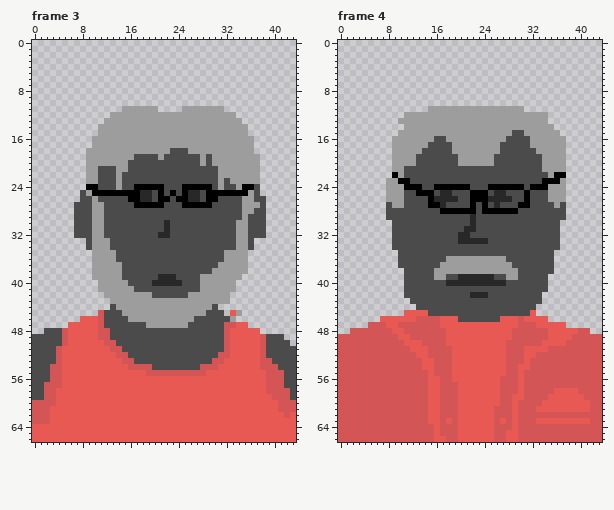
Two states of a pixel-art file, sprite/aseprite/MaleFaceComponentsReSize.aseprite. The first picture shows the starting point.
44x67 pixels, 5 frames. Shown: frame 3, frame 4. The commit also changed other frames, which this record leaves out.
And afterwards:
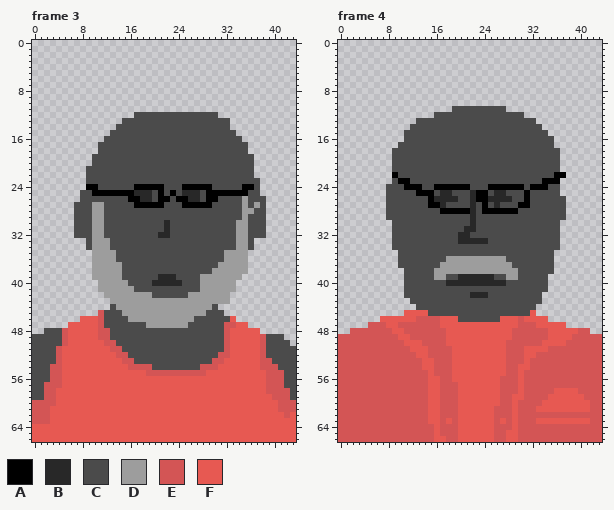
Palette (. is transparent): A #000000  B #282828  C #4b4b4b  D #9d9d9d  E #d35555  F #e75952
From old to new:
layer "Hair" now hidden
--- frame 3
@@ x 0..43 @@
 10 ............................................
-11 ...............DDDDDD....DDDDDDD............
-12 .............DDDDDDDDDDDDDDDDDDDDD..........
-13 ............DDDDDDDDDDDDDDDDDDDDDDD.........
-14 ...........DDDDDDDDDDDDDDDDDDDDDDDDD........
-15 ...........DDDDDDDDDDDDDDDDDDDDDDDDD........
-16 ..........DDDDDDDDDDDDDDDDDDDDDDDDDDD.......
-17 ..........DDDDDDDDDDDDDDDDDDDDDDDDDDD.......
-18 .........DDDDDDDDDDDDDDCCCDDDDDDDDDDD.......
-19 .........DDDDDDDDCCCCDCCCCCCDCDDDDDDDD......
-20 .........DDDDDDDCCCCCCCCCCCCDCDDDDDDDD......
-21 .........DDCCCDDCCCCCCCCCCCCCCCDDDDDDD......
-22 .........DDCCCDCCCCCCCCCCCCCCCCDDDDDDD......
-23 .........DDCCCDCCCCCCCCCCCCCCCCDCDDDDD......
-24 .........AACCCDCCAAAAACCCAAAAACDCCDAAC......
-25 ........CDAAAAAAAABBCACACABBCAAAAAAADC......
-26 ........CCDCCCCCAABBCAACAABBCAACCCCDDCC.....
-27 .......CCCDDCCCCCAAAAACCCAAAAACCCCCDDDC.....
+11 ............................................
+12 .................CCCCCCCCCCCCCC.............
+13 ...............CCCCCCCCCCCCCCCCCC...........
+14 ..............CCCCCCCCCCCCCCCCCCC...........
+15 .............CCCCCCCCCCCCCCCCCCCCC..........
+16 ............CCCCCCCCCCCCCCCCCCCCCCC.........
+17 ...........CCCCCCCCCCCCCCCCCCCCCCCCC........
+18 ...........CCCCCCCCCCCCCCCCCCCCCCCCC........
+19 ..........CCCCCCCCCCCCCCCCCCCCCCCCCCC.......
+20 ..........CCCCCCCCCCCCCCCCCCCCCCCCCCC.......
+21 .........CCCCCCCCCCCCCCCCCCCCCCCCCCCC.......
+22 .........CCCCCCCCCCCCCCCCCCCCCCCCCCCC.......
+23 .........CCCCCCCCCCCCCCCCCCCCCCCCCCCCC......
+24 .........AACCCCCCAAAAACCCAAAAACCCCCAAC......
+25 ........CCAAAAAAABBBCACACBBBCAAAAAAACC......
+26 ........CCCCCCCCAABBCAACAABBCAACCCCDCCC.....
+27 .......CCCDDCCCCCAAAAACCCAAAAACCCCCDCDC.....
 28 .......CCCDDCCCCCCCCCCCCCCCCCCCCCCCDDCC.....
@@ x 31..36 @@
 44 ......
-45 C.FD..
-46 CCD...
+45 C.....
+46 CCF...
 47 CEEFF.
--- frame 4
@@ x 0..43 @@
 10 ............................................
-11 ...............DDDDDDDDDDDDDDDD.............
-12 ...........DDDDDDDDDDDDDDDDDDDDDDDD.........
-13 ..........DDDDDDDDDDDDDDDDDDDDDDDDD.........
-14 ...........DDDDDDDDDDDDDDDDDDDDDDDDD........
-15 ..........DDDDDDDDDDDDDDDDDDDCCDDDDDD.......
-16 .........DDDDDDDCCDDDDDDDDDDCCCCDDDDDD......
-17 .........DDDDDDCCCCDDDDDDDDCCCCCDDDDDD......
-18 .........DDDDDCCCCCDDDDDDDDCCCCCCDDDDD......
-19 .........DDDDCCCCCCCDDDDDDCCCCCCCCDDDD......
-20 .........DDDDCCCCCCCDDDDDDCCCCCCCCDDDD......
-21 .........DDCCCCCCCCCCCCCCCCCCCCCCCDDDD......
-22 .........ADCCCCCCCCCCCCCCCCCCCCCCCCDAA......
-23 ........DDAACCCCCCCCCCCCCCCCCCCCCCAAAD......
-24 ........DDDAAACCAAAAAACCCAAAAAACAAADDD......
-25 ........DDDCCAAACBBCCCAAACBBCCCACCCDDD......
-26 ........DDDCCCCABBBBCCAAABBBBCCACCCDDD......
-27 ........CDDCCCCAABCCCCACACBCCCAACCCCDC......
-28 ........CCCCCCCCCAAAAAACAAAAAACCCCCCCC......
+11 ...................CCCCCCCCC................
+12 ................CCCCCCCCCCCCCCC.............
+13 .............CCCCCCCCCCCCCCCCCCCC...........
+14 ............CCCCCCCCCCCCCCCCCCCCCC..........
+15 ...........CCCCCCCCCCCCCCCCCCCCCCCC.........
+16 ...........CCCCCCCCCCCCCCCCCCCCCCCCC........
+17 ..........CCCCCCCCCCCCCCCCCCCCCCCCCC........
+18 .........CCCCCCCCCCCCCCCCCCCCCCCCCCCC.......
+19 .........CCCCCCCCCCCCCCCCCCCCCCCCCCCC.......
+20 .........CCCCCCCCCCCCCCCCCCCCCCCCCCCC.......
+21 .........CCCCCCCCCCCCCCCCCCCCCCCCCCCC.......
+22 .........ACCCCCCCCCCCCCCCCCCCCCCCCCCAA......
+23 .........CAACCCCCCCCCCCCCCCCCCCCCCAAA.......
+24 ........CCCAAACCAAAAAACCCAAAAAACAAACC.......
+25 ........CCCCCAAACBBCCCBAACBBCCCACCCCC.......
+26 ........CCCCCCCABBBBCCBAABBBBCCACCCCCC......
+27 ........CCCCCCCAABCCCCBCACBCCCAACCCCCC......
+28 ........CCCCCCCCCAAAAABCAAAAAACCCCCCCC......
 29 ........CCCCCCCCCCCCCCBCCCCCCCCCCCCCCC......
Boxes around the changes in both pictures, in picture pixels (x1, y1, x2, y2):
changed: (86, 106, 260, 208)
changed: (230, 310, 242, 322)
changed: (386, 106, 566, 214)
